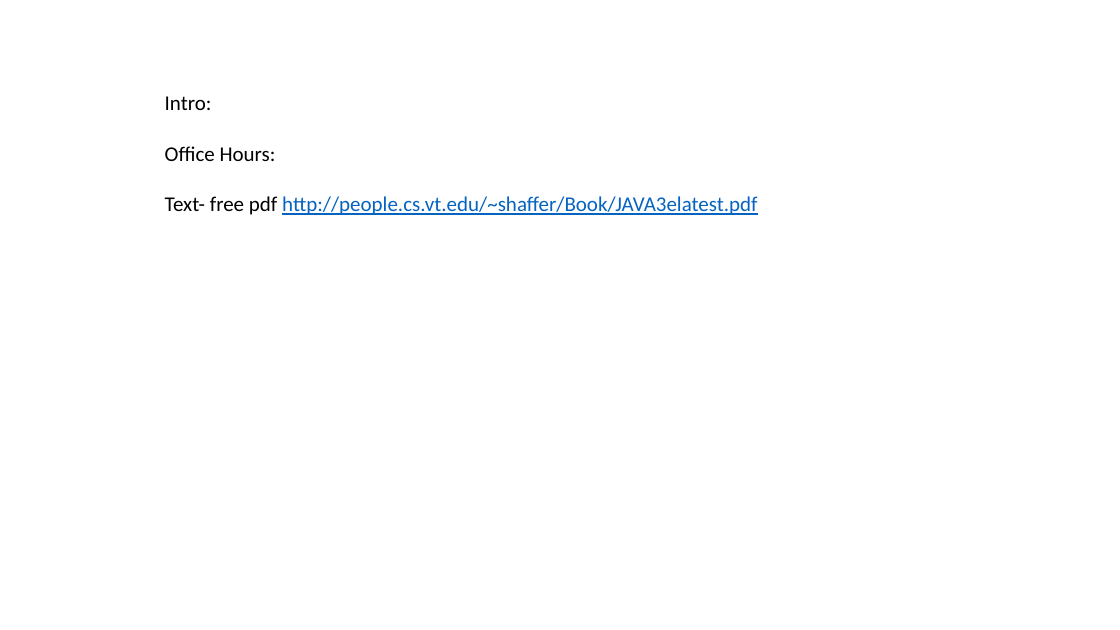
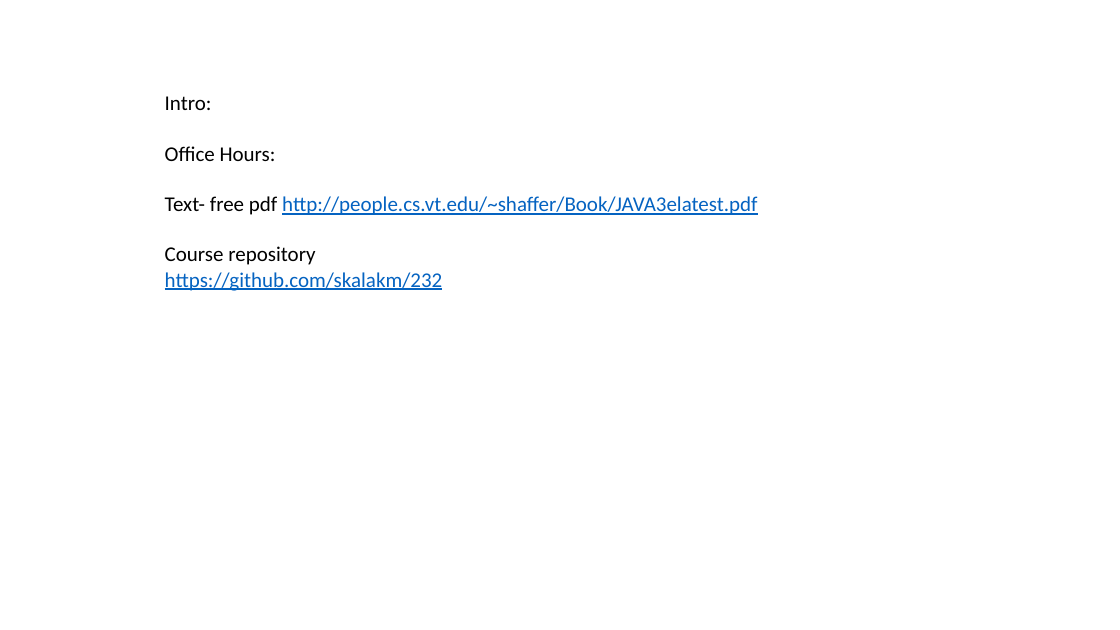
Before and after one commit to skalakm/232, a slide deck: slide 1 of notes.pptx. Drawn at 1120x630 pixels with LibreOffice and Linux fonts; fonts in the diff are those of the drawing. Boxes give left, top, right and bottom in pixels: in the first picture for what was removed or moved away, otherwise in the second. Text is boxed around its words. In the diff, an @@ line names an element or a change of style, - is before the commit and + after.

```diff
--- a/notes.pptx
+++ b/notes.pptx
@@ text at [165, 246, 443, 291]: paragraphs added @@
+Course repository
+https://github.com/skalakm/232
```
